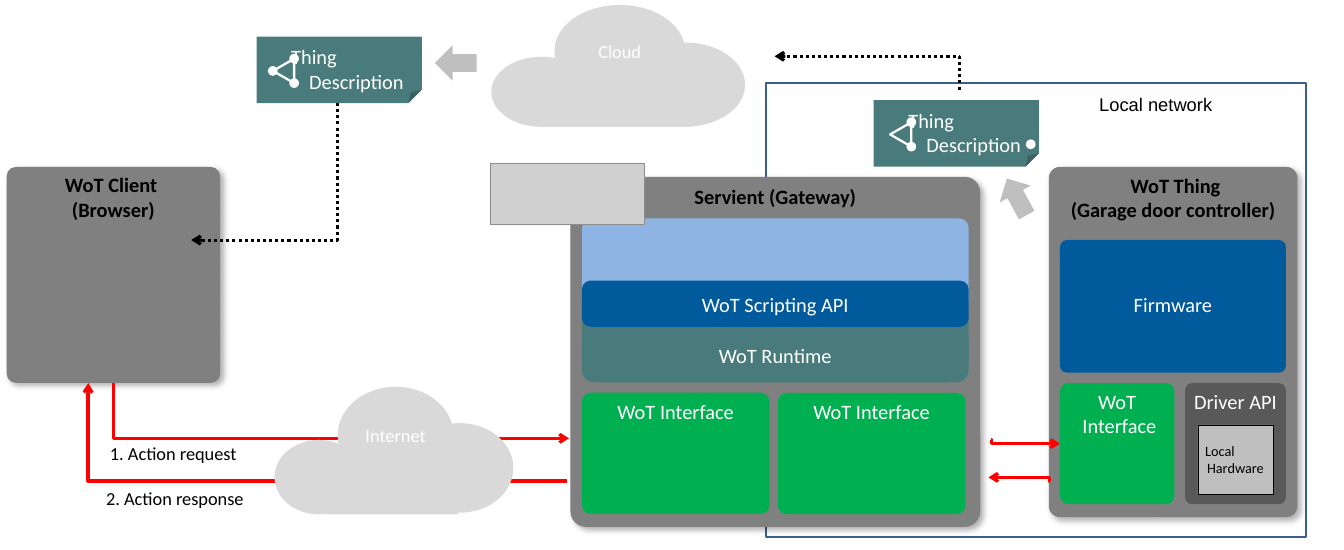
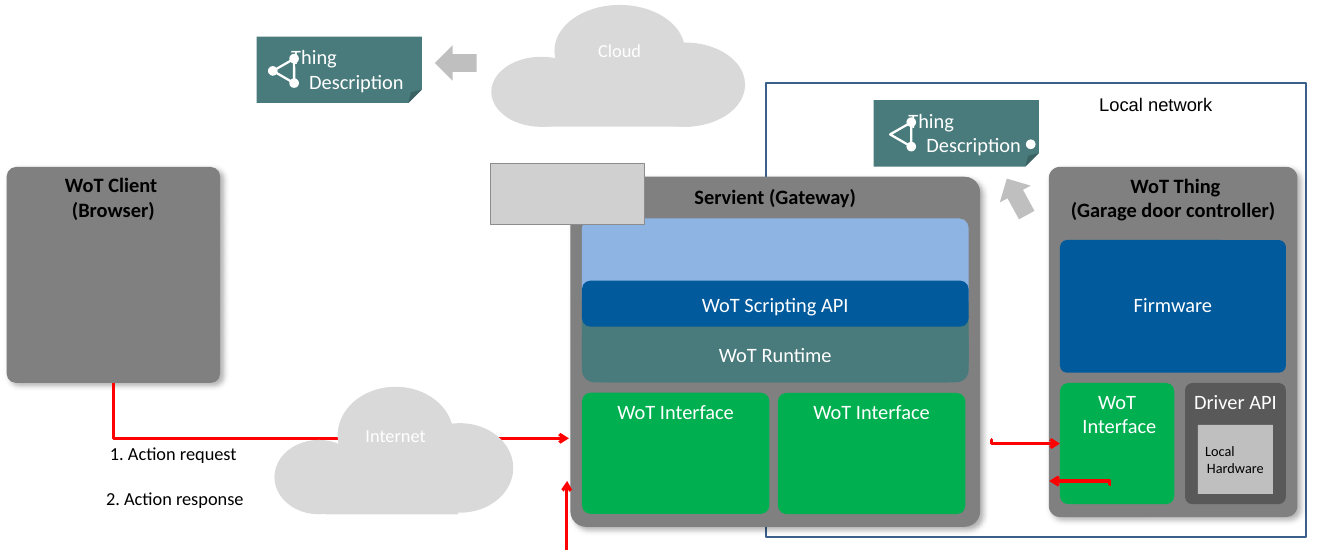
Before and after one commit to w3c/wot-security, a slide deck: slide 5 of images/Security_scenarios.pptx. Drawn at 1344x550 pixels with LibreOffice and Linux fonts; fonts in the diff are those of the drawing; grey boxes stand for pictures. Boxes give left, top, right and bottom in pixels: in the first picture for what was removed or moved away, otherwise in the second. Text is boxed around its words. In the diff, an @@ line names an element or a change of style, - is before the commit and + after.

```diff
--- a/images/Security_scenarios.pptx
+++ b/images/Security_scenarios.pptx
@@ elbow arrow removed from (959, 89) to (775, 56) @@
@@ elbow arrow removed from (337, 103) to (191, 240) @@
@@ rectangle "Local" at <box>1198,425,1273,493</box>: outline #000000 0.51 pt to none @@
@@ text in rectangle at <box>1205,446,1264,473</box>: text changed @@
-Local
-Hardware
+Local
+Hardware
@@ elbow arrow moved from (568, 481) - (89, 383) to (1046, 550) - (568, 481) @@
@@ elbow arrow moved from (1049, 481) - (988, 477) to (1110, 485) - (1049, 481) @@
```
Also in this commit, not shown: 9 other slides changed, 2 other files.
